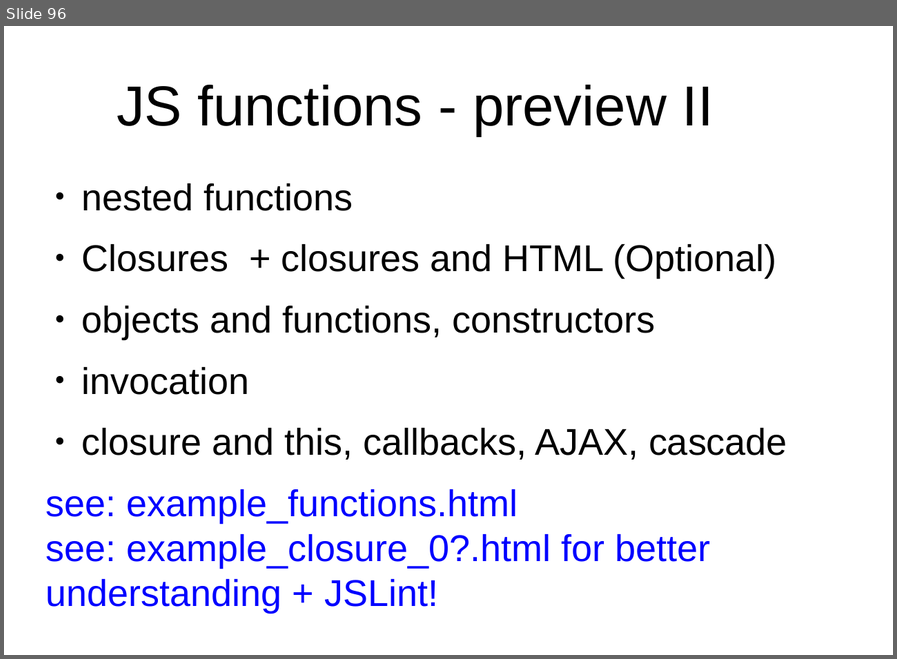
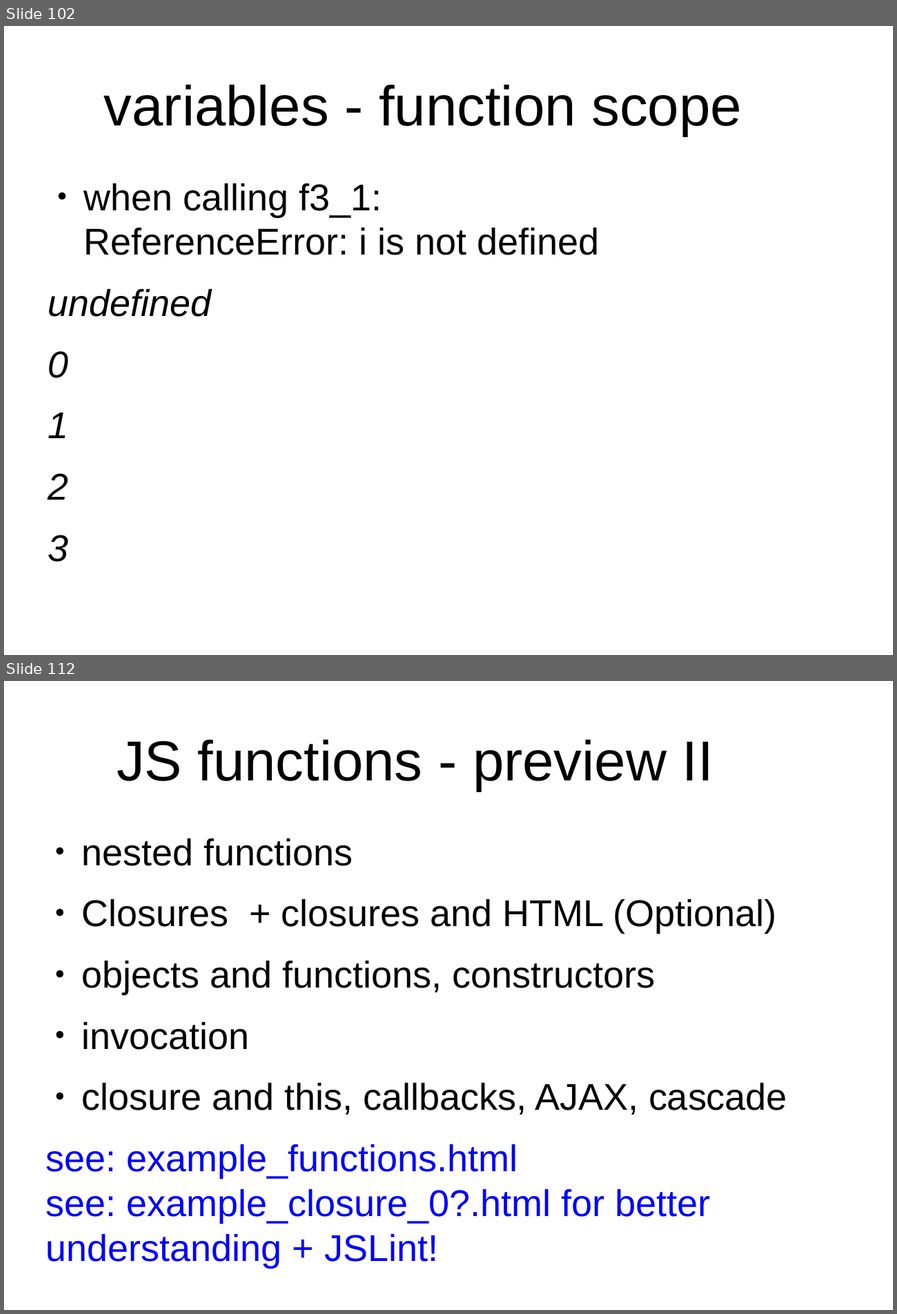
Before and after one commit to peterborkuti/other, a slide deck: JavaScriptBasics/jsbasics-slide.odp. Shown one above the other, each under a label of ours: slide 96 before the commit, slides 102 and 112 after it; the slides between them are not shown. The pictures are 897x659 and 897x1314 pixels, drawn with LibreOffice and Linux fonts; fonts in the diff are those of the drawing; background and template pictures are left out. Boxes give left, top, right and bottom in pixels: in the first picture for what was removed or moved away, otherwise in the second. Text is boxed around its words. In the diff, an @@ line names an element or a change of style, - is before the commit and + after.

Commit message:
function impress 02

```diff
--- a/JavaScriptBasics/jsbasics-slide.odp
+++ b/JavaScriptBasics/jsbasics-slide.odp
@@ slide 102 added at box(4, 26, 893, 655), background #FFFFFF @@
@@ title added at box(104, 85, 742, 136), 53.3 pt, text #000000 @@
+variables - function scope
@@ text added at box(48, 183, 599, 561), 35.3 pt, text #000000 @@
+● when calling f3_1:
+  ReferenceError: i is not defined
+undefined
+0
+1
+2
+3
@@ what was slide 96 is now slide 112 @@
```
Also in this commit, not shown: 2 slides changed, 15 other slides added, 1 other file.
